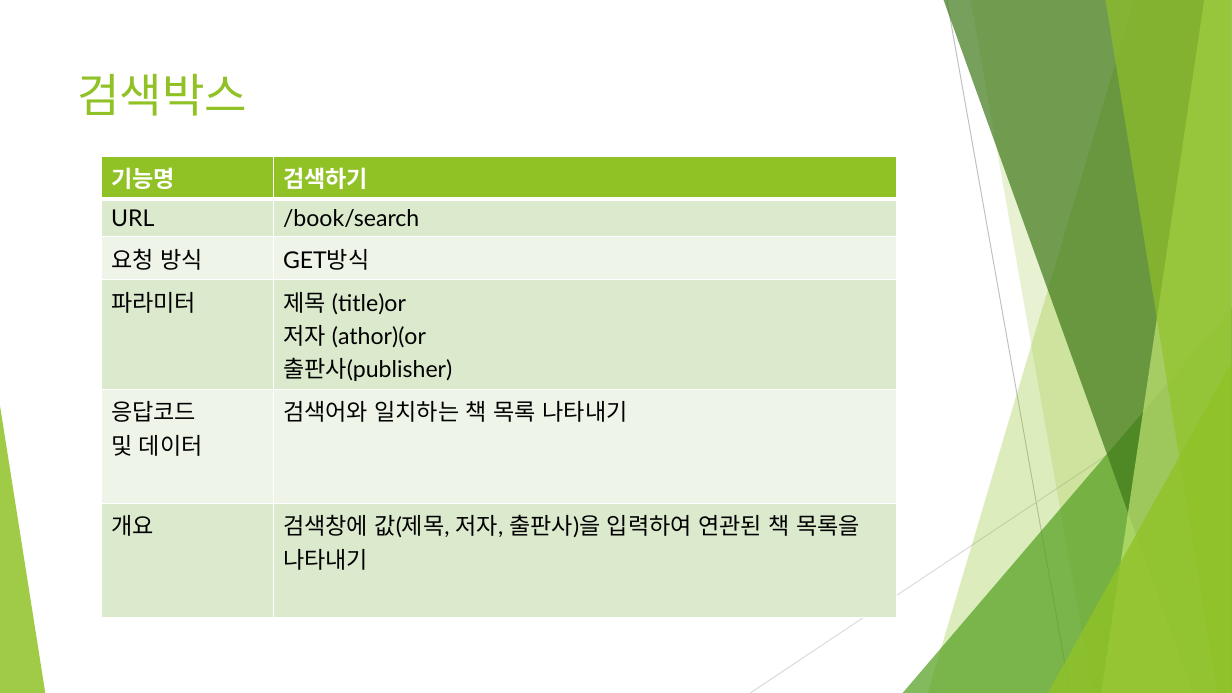
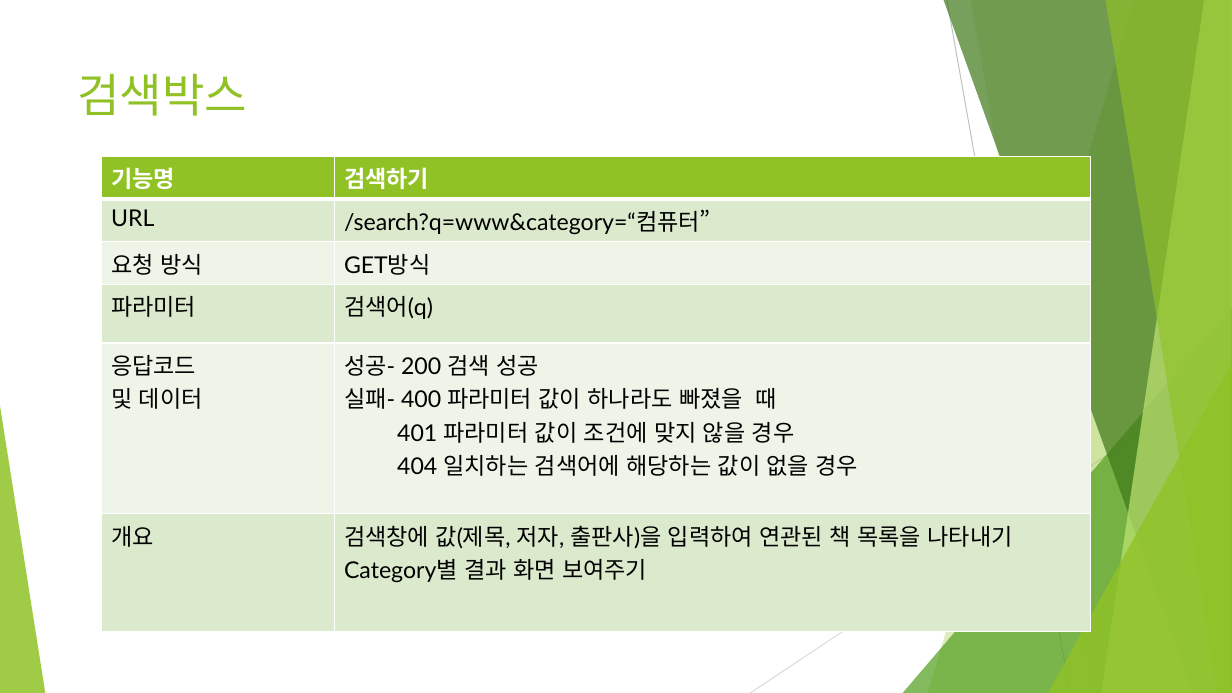
Before and after one commit to ridibooks-web/ridibooks, a slide deck: slide 4 of 리디북스 인터페이스.pptx (slide 3 before the commit). Drawn at 1232x693 pixels with LibreOffice and Linux fonts; fonts in the diff are those of the drawing. Boxes give left, top, right and bottom in pixels: in the first picture for what was removed or moved away, otherwise in the second. Text is boxed around its words. In the diff, an @@ line names an element or a change of style, - is before the commit and + after.

```diff
--- a/리디북스 인터페이스.pptx
+++ b/리디북스 인터페이스.pptx
@@ table at (x1=102, y1=156, x2=1091, y2=603) @@
-row 2, column 2: /book/search
+row 2, column 2: /search?q=www&category=“컴퓨터”
-row 4, column 2: 제목 (title)or / 저자 (athor)(or / 출판사(publisher)
+row 4, column 2: 검색어(q)
-row 5, column 2: 검색어와 일치하는 책 목록 나타내기
+row 5, column 2: 성공- 200 검색 성공 / 실패- 400 파라미터 값이 하나라도 빠졌을 때 / 401 파라미터 값이 조건에 맞지 않을 경우 / 404 일치하는 검색어에 해당하는 값이 없을 경우
-row 6, column 2: 검색창에 값(제목, 저자, 출판사)을 입력하여 연관된 책 목록을 나타내기
+row 6, column 2: 검색창에 값(제목, 저자, 출판사)을 입력하여 연관된 책 목록을 나타내기 / Category별 결과 화면 보여주기
@@ table resized from (x1=102, y1=156, x2=897, y2=599) to (x1=102, y1=156, x2=1091, y2=603) @@
```
Also in this commit, not shown: 13 other slides changed, 4 slides added, 7 slides removed, 1 other file.
